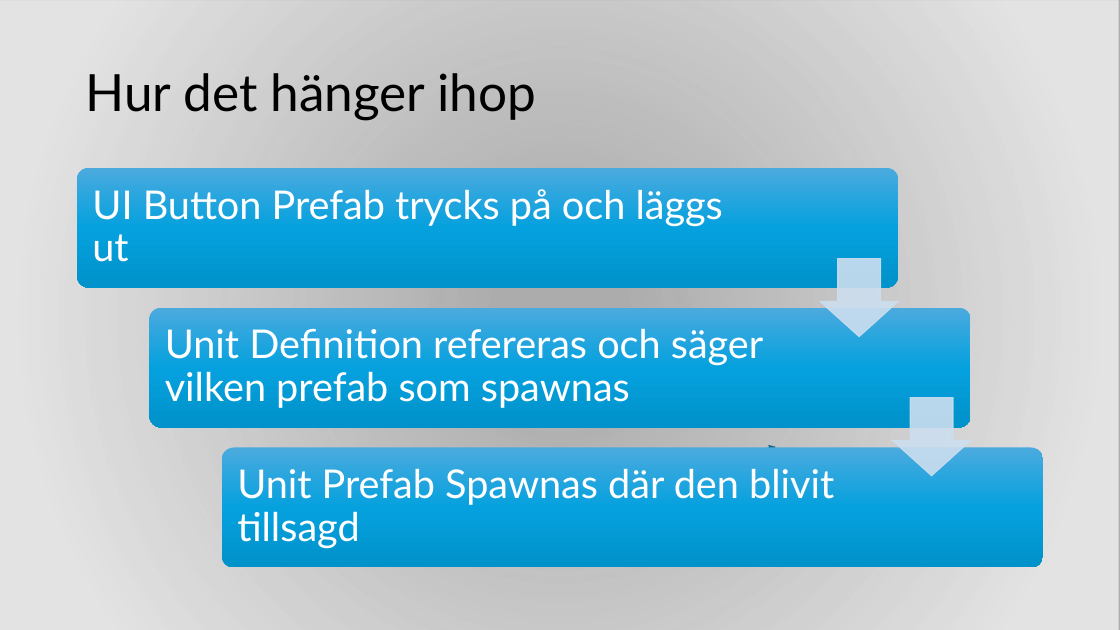
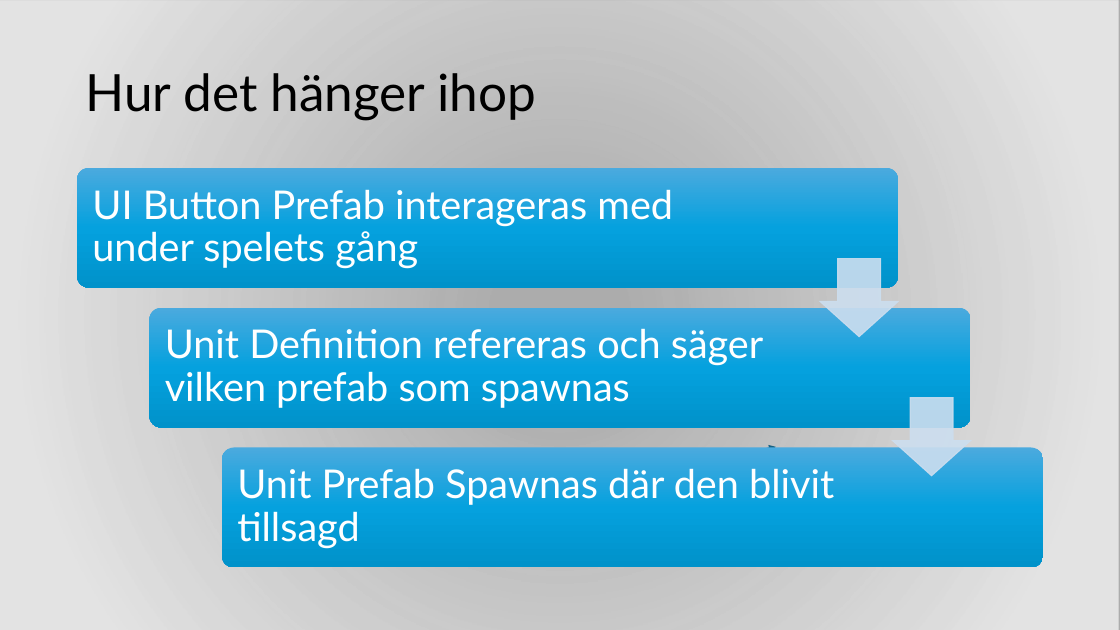
Before and after one commit to Jaltl/RogueLikeChess, a slide deck: slide 6 of Assets/Pontus Unit Builder.pptx. Drawn at 1120x630 pixels with LibreOffice and Linux fonts; fonts in the diff are those of the drawing; background and template pictures are left out; a plain dark background stands for a picture behind light text. Boxes give left, top, right and bottom in pixels: in the first picture for what was removed or moved away, otherwise in the second. Text is boxed around its words. In the diff, an @@ line names an element or a change of style, - is before the commit and + after.

```diff
--- a/Assets/Pontus Unit Builder.pptx
+++ b/Assets/Pontus Unit Builder.pptx
@@ text at [92,189,673,269]: text changed @@
-UI Button Prefab trycks på och läggs ut
+UI Button Prefab interageras med under spelets gång
```
Also in this commit, not shown: 6 other slides changed.
